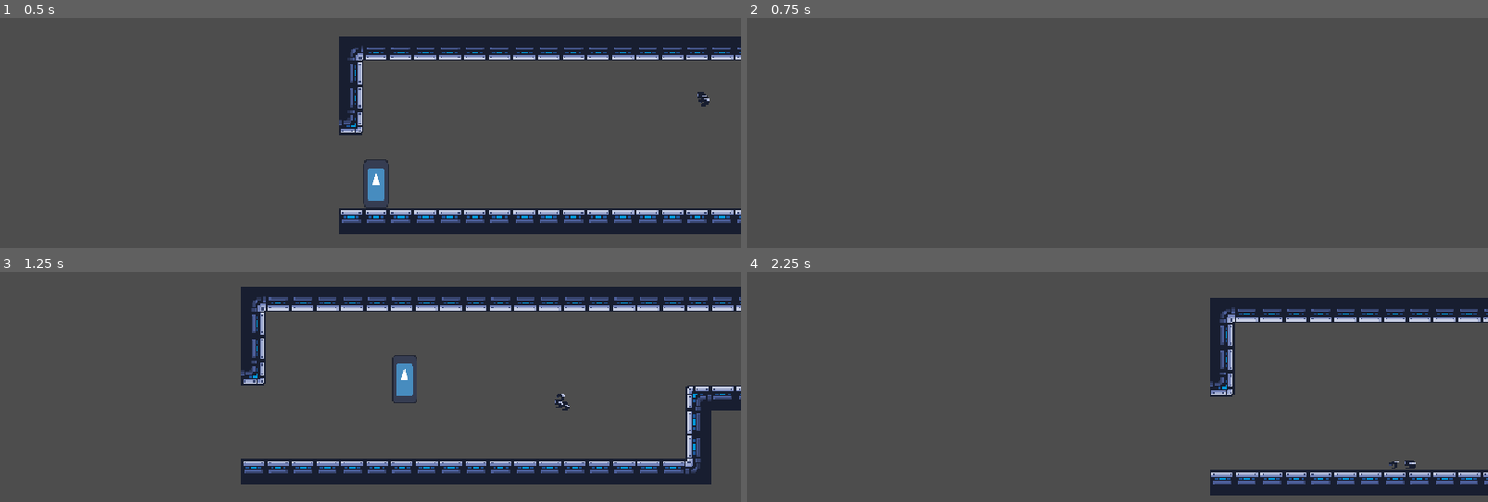
Above: before the commit, frames 1-4 (two rows, left to right).
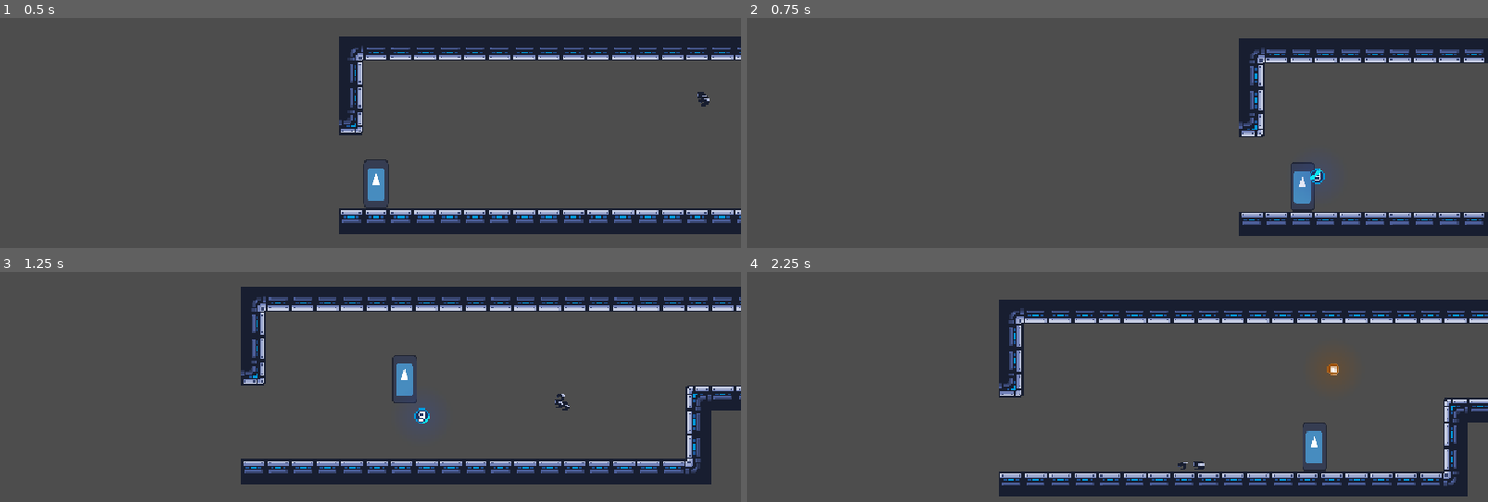
Above: after the commit, the same moments.

Repository: ygda-org/revolver
Game: Godot game, scene res://main/main.tscn
Same seed, same stepped clock (60 frames per second), same inputs: the game is played once before the commit and once after it. The engine's default icon, where the game draws it, is replaced by a stand-in: a white triangle on a blue panel in a dark square.
Inputs (mouse positions are in pixels of both pictures, inside the frame that each line leads up to):
- Up to frame 1 (0.5 s): no input
- Up to frame 2 (0.75 s): tap Enter (ui_accept) at 0.5 s; move the mouse to (1280, 128) at 0.52 s; hold D (right) from 0.53 s (still down); click (1280, 128) at 0.6 s
- Up to frame 3 (1.25 s): keep holding D (right); tap Space (jump) at 0.77 s
- Up to frame 4 (2.25 s): move the mouse to (969, 423) at 1.27 s; click (969, 423) at 1.35 s; tap Space (jump) at 1.52 s; move the mouse to (1191, 313) at 2.02 s; release D (right) at 2.03 s; hold A (left) from 2.03 s (still down); click (1191, 313) at 2.1 s

Frame 1 is identical in both runs. In frame 2, 8.9% of the frame differs, in the area x 66-100%, y 8-95%; in frame 3, 0.1%; in frame 4, 14%, in the area x 34-100%, y 11-98%.

Commit message:
ss adjust

Diff:
--- a/player/camera_2d.gd
+++ b/player/camera_2d.gd
@@ -16,6 +16,7 @@
 		shake()
 	else:
 		offset = offset.lerp(target_offset, delta*20)
+	offset = offset.clamp(-max_shake, max_shake)
 
 func add_trauma(amount):
 	trauma += amount
